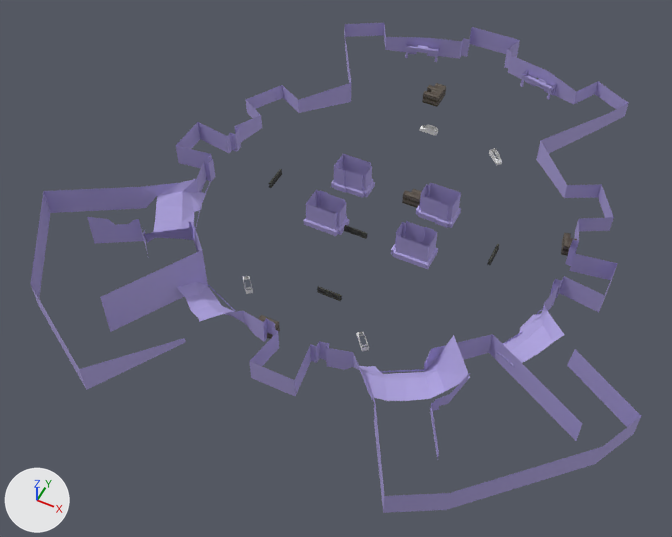
An edit to the glTF model RobotGame/Assets/Models/World/Stage1/France_Col_Move.glb, drawn before and after from the same camera.
Rendered twice from a camera (50 mm lens) standing at (104.0, -250.0, 271.0) and looking at (-9.0, -25.0, -10.0). Lighting does not change. The marker at lower left points along +X, +Y and +Z. Where no turn or scale is listed for an object, it has been applied to the vertices. Vertices at the same position are counted once.

The first picture shows 'Barricade_05', 'Barricade_06', 'Barricade_07', 'Barricade_09', 'Barricade_10', 'Barricade_11', 'Barricade_2', 'Box_Big', 'Box_Big01', 'Box_Big02', 'Box_Big03', 'Box_Big04', 'Col', 'Truck04_Col', 'Truck04_Col01', 'Truck04_Col04', 'Truck04_Col05'.
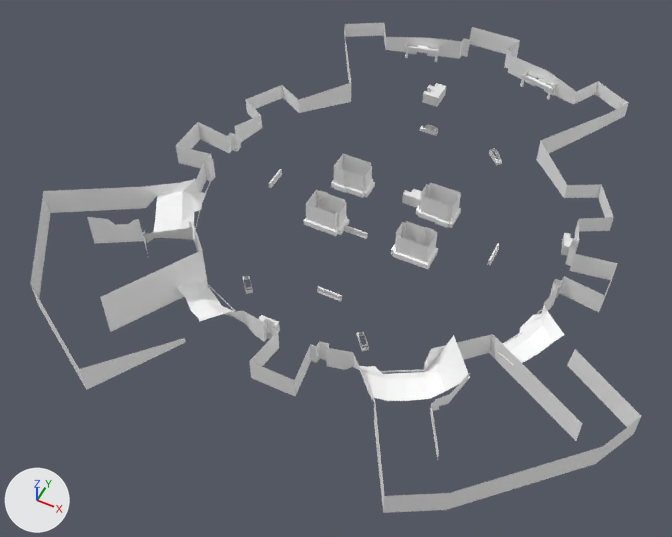
Where the change shows, as pixel boxes [x1, y1, x2, y2] in the pictures (672 x 537 px):
'Col', recoloured, surface changed (blue to grey)
    both: [30, 23, 641, 513]
'Box_Big03', surface changed (grey to white)
    both: [402, 189, 422, 208]
'Box_Big02', surface changed
    both: [427, 83, 446, 101]
'Barricade_05', surface changed
    both: [329, 291, 342, 301]
'Barricade_06', surface changed
    both: [317, 286, 329, 297]
'Barricade_11', surface changed
    both: [355, 229, 368, 239]
'Barricade_09', surface changed
    both: [269, 176, 277, 188]
'Barricade_10', surface changed
    both: [275, 169, 282, 180]
'Barricade_08', surface changed
    both: [493, 244, 499, 256]
part 2 of me_box_big, recoloured (grey to white)
    both: [561, 233, 577, 256]
part 3 of me_box_big01, recoloured (grey to white)
    before: [402, 83, 446, 208]
    after: [422, 89, 442, 107]
part 4 of me_box_big04, recoloured
    both: [259, 315, 280, 339]
part 5 of me_barricade_2, recoloured
    before: [317, 225, 368, 301]
    after: [344, 225, 356, 235]
part 6 of me_barricade_07, recoloured
    before: [269, 169, 499, 265]
    after: [487, 252, 495, 265]

The change, as a list of edits to the scene's bpy script:
```text
Change mat_defaultmaterial:
    add n1 = _N.new('ShaderNodeOutputMaterial'); n1.name = 'Material Output'
    where n0 = _N.new('ShaderNodeBsdfPrincipled'); n0.name = 'Principled BSDF'
    remove n0.inputs[2].default_value = 1.0  # 'Roughness'
    remove n1 = _N.new('ShaderNodeOutputMaterial'); n1.name = 'Material Output'
    add n2 = _N.new('ShaderNodeVertexColor'); n2.name = 'Color Attribute'
    add _L.new(n2.outputs[0], n0.inputs[0])  # 'Color' to 'Base Color'
Change me_col:
    where me_col.from_pydata(...)  # 653 vertices, 801 faces; spans x -124.0..118.0, y -123.0..131.0, z 0.0..20.0
    used by ob_col; location = (0.0, 0.0, 0.0)
    me_col part 1: 668 faces spanning x -124.0..118.0, y -123.0..131.0, z 0.0..20.0 switch from mat_coll to mat_defaultmaterial
Change me_box_big:
    where me_box_big.from_pydata(...)  # 32 vertices, 52 faces; spans x -3.38..3.38, y -4.26..4.26, z 0.0..5.01
    used by ob_box_big; location = (72.9, 17.7, 0.0)
    me_box_big part 2: 52 faces spanning x -3.38..3.38, y -4.26..4.26, z 0.0..5.01 switch from mat_box_set to no material
Change me_box_big01:
    where me_box_big01.from_pydata(...)  # 32 vertices, 52 faces; spans x -3.74..3.74, y -5.01..0.0, z -2.5..2.5
    used by ob_box_big01; parent = ob_box_big01__assimpfbx__prerotation; location = (0.0, 0.0, 0.0)
    me_box_big01 part 3: 52 faces spanning x -3.74..3.74, y -5.01..0.0, z -2.5..2.5 switch from mat_box_set to no material
Change me_box_big04:
    where me_box_big04.from_pydata(...)  # 32 vertices, 52 faces; spans x -3.74..3.74, y -2.5..2.5, z 0.0..5.01
    used by ob_box_big04; location = (-13.4, -72.0, 0.0)
    me_box_big04 part 4: 52 faces spanning x -3.74..3.74, y -2.5..2.5, z 0.0..5.01 switch from mat_box_set to no material
Change me_barricade_2:
    where me_barricade_2.from_pydata(...)  # 12 vertices, 18 faces; spans x -2.5..2.5, y -2.45..0.0, z -0.67..0.67
    used by ob_barricade_2; parent = ob_barricade_2__assimpfbx__prerotation; location = (0.0, 0.0, 0.0)
    me_barricade_2 part 5: 18 faces spanning x -2.5..2.5, y -2.45..0.0, z -0.67..0.67 switch from mat_barricade_2 to no material
Change me_barricade_07:
    where me_barricade_07.from_pydata(...)  # 12 vertices, 18 faces; spans x -0.67..0.67, y -2.45..0.0, z -2.5..2.5
    used by ob_barricade_07; parent = ob_barricade_07__assimpfbx__prerotation; location = (0.0, 0.0, 0.0)
    me_barricade_07 part 6: 18 faces spanning x -0.67..0.67, y -2.45..0.0, z -2.5..2.5 switch from mat_barricade_2 to no material
Add me_box_big03:
    me_box_big03.from_pydata(...)  # 32 vertices, 52 faces; spans x -3.74..3.74, y -5.01..0.0, z -2.5..2.5
Add me_box_big02:
    me_box_big02 = me_box_big03.copy(); me_box_big02.name = 'Box_Big02'
Change ob_box_big02:
    ob_box_big02: bpy.data.objects.new('Box_Big02', me_box_big01) -> bpy.data.objects.new('Box_Big02', me_box_big02)
Change ob_box_big03:
    ob_box_big03: bpy.data.objects.new('Box_Big03', me_box_big01) -> bpy.data.objects.new('Box_Big03', me_box_big03)
```
